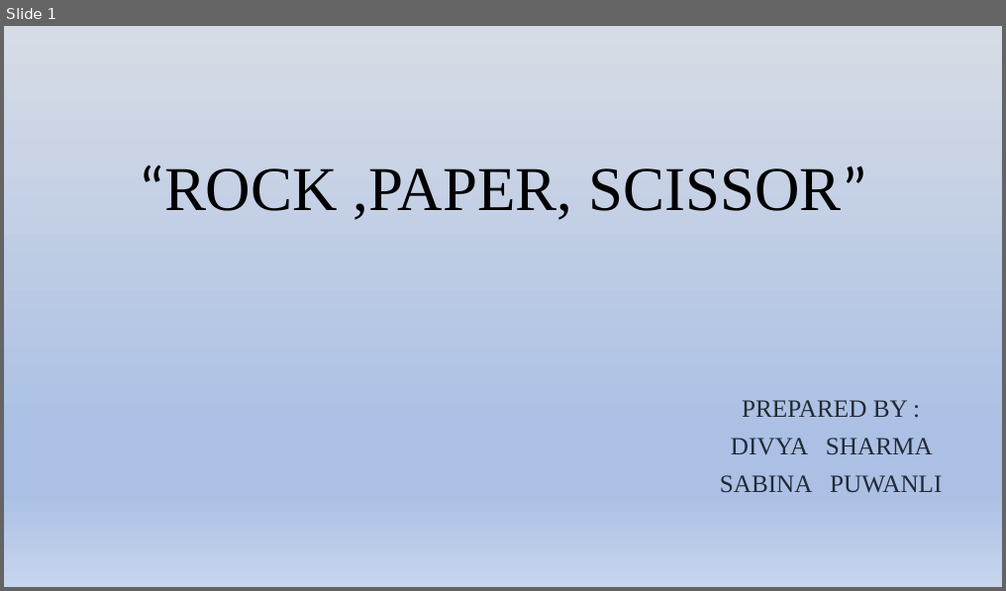
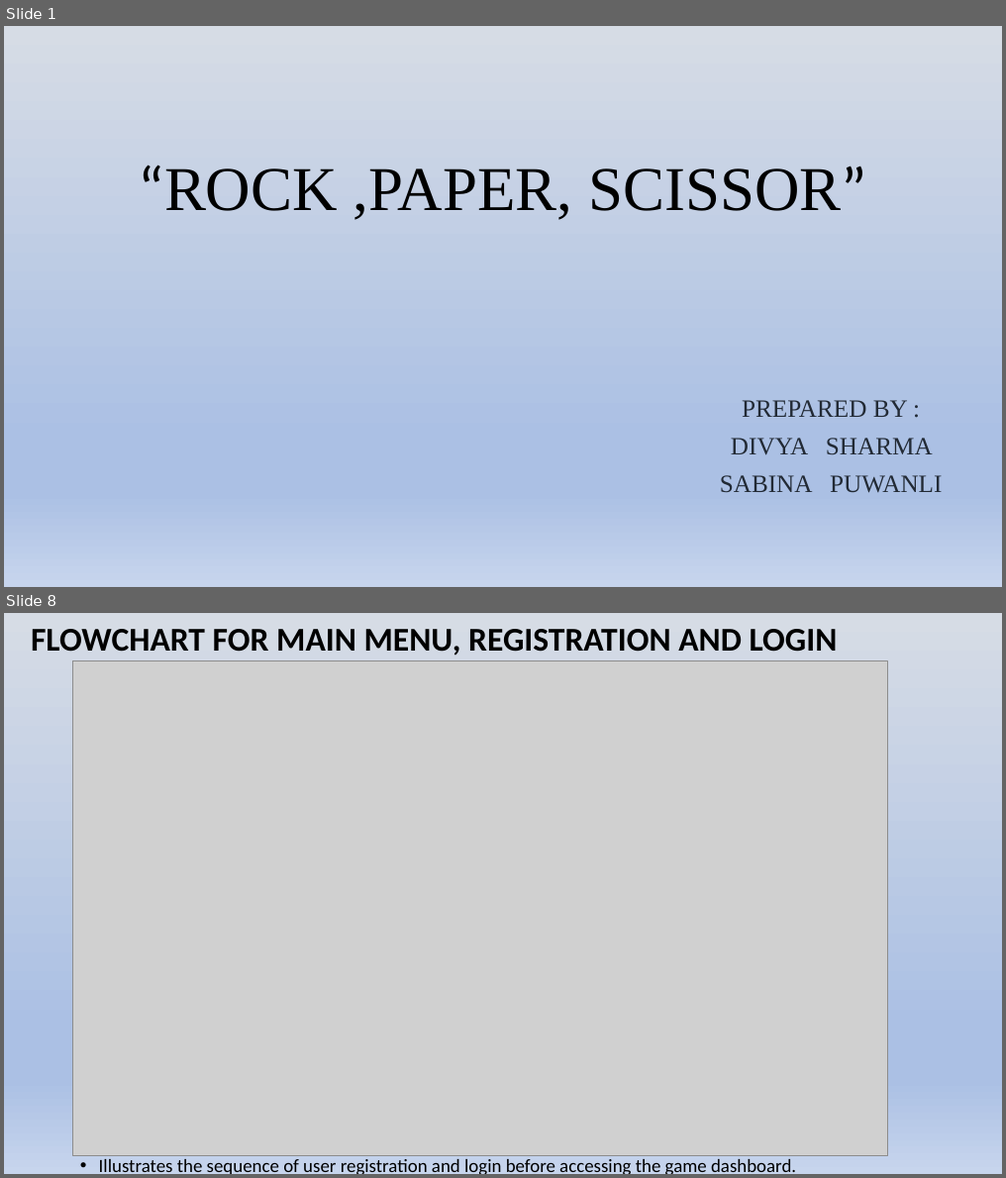
Before and after one commit to Bachelor-Of-Computer-Application/project-sd, a slide deck: 2nd sem final presentation.pptx. Shown one above the other, each under a label of ours: slide 1 before the commit, slides 1 and 8 after it; the slides between them are not shown. The pictures are 1006x591 and 1006x1178 pixels, drawn with LibreOffice and Linux fonts; fonts in the diff are those of the drawing; grey boxes stand for pictures. Boxes give left, top, right and bottom in pixels: in the first picture for what was removed or moved away, otherwise in the second. Text is boxed around its words. In the diff, an @@ line names an element or a change of style, - is before the commit and + after.

```diff
--- a/2nd sem final presentation.pptx
+++ b/2nd sem final presentation.pptx
@@ slide 8 added at bbox=[4, 613, 1002, 1174], background gradient #D6DCE5 to #ABC0E4 to #C7D5ED @@
@@ title added at bbox=[31, 629, 838, 656], 32 pt, text #000000, bold @@
+FLOWCHART FOR MAIN MENU, REGISTRATION AND LOGIN
@@ picture added at bbox=[73, 662, 888, 1157] @@
@@ text added at bbox=[99, 1159, 796, 1174], 18 pt, text #000000 @@
+• Illustrates the sequence of user registration and login before accessing the game dashboard.
```
Also in this commit, not shown: 2 slides changed, 7 other slides added, 1 slide removed, 2 other files.
